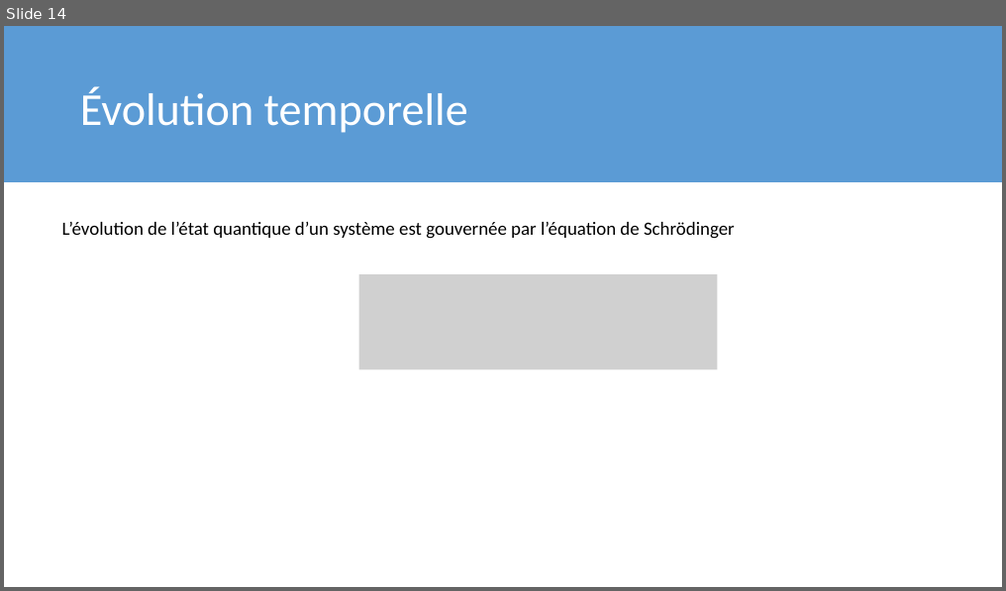
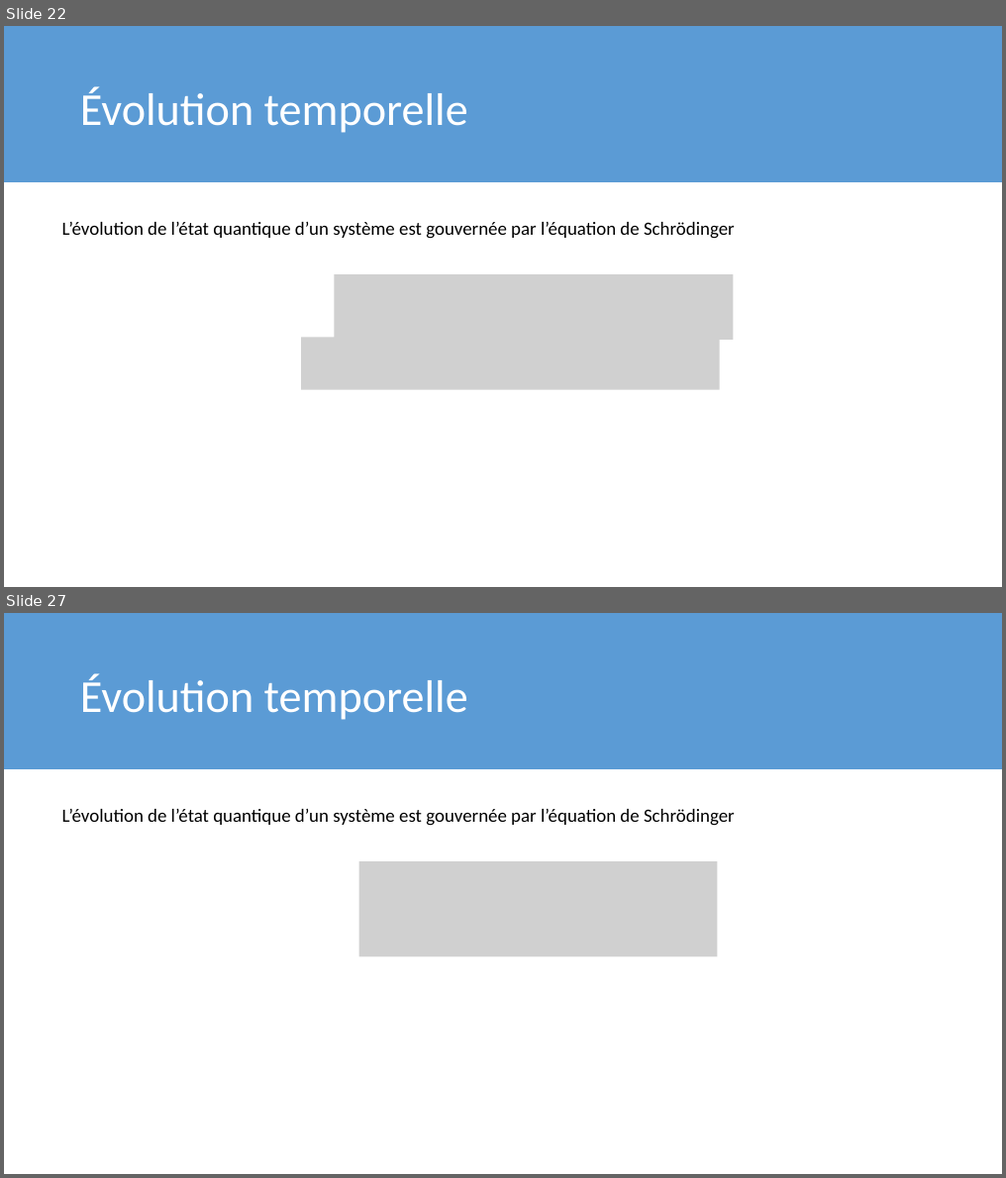
Before and after one commit to meitnerium/theochem, a slide deck: FR/3_Postulats/Postulats.pptx. Shown one above the other, each under a label of ours: slide 14 before the commit, slides 22 and 27 after it; the slides between them are not shown. The pictures are 1006x591 and 1006x1178 pixels, drawn with LibreOffice and Linux fonts; fonts in the diff are those of the drawing; grey boxes stand for pictures. Boxes give left, top, right and bottom in pixels: in the first picture for what was removed or moved away, otherwise in the second. Text is boxed around its words. In the diff, an @@ line names an element or a change of style, - is before the commit and + after.

```diff
--- a/FR/3_Postulats/Postulats.pptx
+++ b/FR/3_Postulats/Postulats.pptx
@@ slide 22 added at [4, 26, 1002, 587], background #FFFFFF @@
@@ rectangle added at [4, 26, 1002, 182], fill #5B9BD5 @@
@@ title added at [80, 86, 468, 133], 44 pt, text #FFFFFF @@
+Évolution temporelle
@@ text added at [62, 222, 735, 239], 18 pt, text #000000 @@
+L’évolution de l’état quantique d’un système est gouvernée par l’équation de Schrödinger
@@ picture added at [334, 274, 734, 340] @@
@@ picture added at [301, 338, 720, 390] @@
@@ what was slide 14 is now slide 27 @@
```
Also in this commit, not shown: 11 slides changed, 16 other slides added, 2 slides removed, 22 other files.
